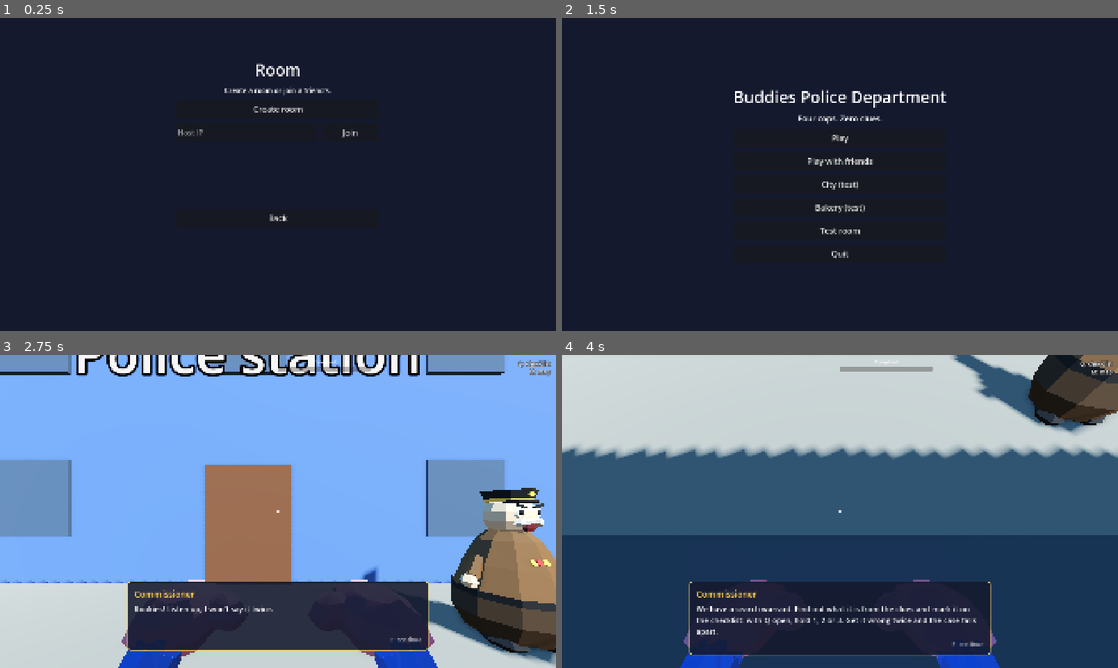
Above: before the commit, frames 1-4 (two rows, left to right).
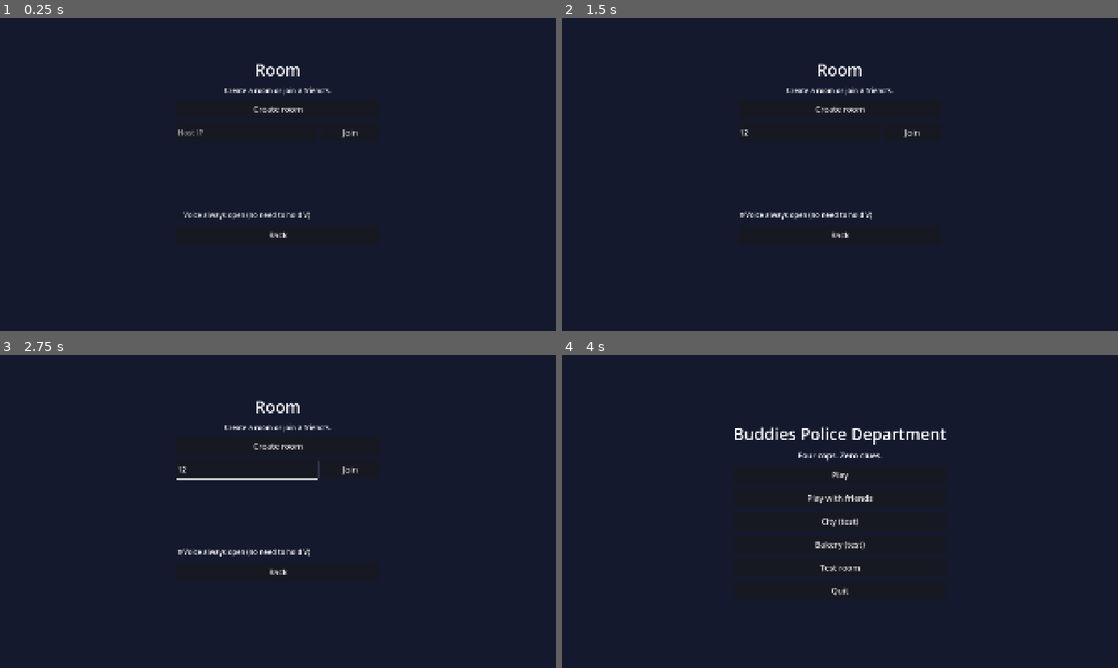
Above: after the commit, the same moments.

Repository: cristiangelini/BPD
Game: Godot game, scene res://scenes/ui/lobby.tscn
Same seed, same stepped clock (60 frames per second), same inputs: the game is played once before the commit and once after it. This scene is started directly instead of the project's main scene.
Inputs (mouse positions are in pixels of both pictures, inside the frame that each line leads up to):
- Up to frame 1 (0.25 s): no input
- Up to frame 2 (1.5 s): click (806, 133) at 0.52 s; type "12" at 0.6 s; click (840, 215) at 1.25 s, where only the run after the commit has a clickable "Voice always open (no need to…"
- Up to frame 3 (2.75 s): click (278, 473) at 2 s, where only the run before the commit has a clickable "Play"
- Up to frame 4 (4 s): click (840, 445) at 2.75 s, where only the run after the commit has a clickable "Create room"; click (840, 570) at 3.5 s, where only the run after the commit has a clickable "Back"

The runs differ from the first frame. In frame 1, 0.4% of the frame differs, in the area x 32-56%, y 61-71%; in frame 2, 2.4%; in frame 3, 88%, in the area x 0-100%, y 0-100%; in frame 4, 88%.

Commit message:
Talk with Steam voice: V nearby, T on the radio (online step 7)
Decisions 9, 51 and 68: hold V to talk to the cops nearby (heard from the
speaker's head, whole up to 3 m, silent at 20 m), hold T for the radio
(everyone, band-passed with static), or keep the close voice open with a
box in the room. Voice goes straight between PCs over Steam, unreliable.
--voice-loopback plays your own voice back to try the microphone on one
PC. Design in docs/diseno/voz.md.

Co-Authored-By: Claude Opus 5.5 (1M context) <noreply@anthropic.com>
Claude-Session: https://claude.ai/code/session_01A3msLDk7TvKd2f9syAgA3n

Diff:
--- a/scenes/ui/lobby.tscn
+++ b/scenes/ui/lobby.tscn
@@ -97,6 +97,12 @@
 layout_mode = 2
 theme_override_constants/separation = 8
 
+[node name="VoiceOpen" type="CheckBox" parent="Box"]
+unique_name_in_owner = true
+layout_mode = 2
+theme_override_font_sizes/font_size = 24
+text = "LOBBY_VOICE_OPEN"
+
 [node name="StartButton" type="Button" parent="Box"]
 unique_name_in_owner = true
 visible = false
--- a/scripts/core/net.gd
+++ b/scripts/core/net.gd
@@ -41,6 +41,8 @@
 var npcs: NpcSync
 ## Steam lobbies and invites (does nothing where GodotSteam isn't installed).
 var steam: SteamRoom
+## Steam voice: hold V or T to talk (voz.md).
+var voice: VoiceChat
 ## This PC has the current level loaded and its cops in place.
 var _in_scene := false
 
@@ -57,6 +59,8 @@
 	steam.joined.connect(func(peer: MultiplayerPeer) -> void: multiplayer.multiplayer_peer = peer)
 	steam.failed.connect(_on_steam_failed)
 	steam.invited.connect(_on_steam_invited)
+	voice = VoiceChat.new(self)
+	add_child(voice)
 	if steam.start():
 		# Launched from a friend's invite: the menu opens the room and joins it.
 		Lobby.invite_lobby = SteamRoom.connect_lobby_arg(OS.get_cmdline_args())
--- /dev/null
+++ b/scripts/core/voice_chat.gd
@@ -0,0 +1,219 @@
+class_name VoiceChat
+extends Node
+
+## Steam voice (docs/diseno/voz.md): hold V to talk to the cops nearby, hold T to talk to everyone on the radio, or
+## leave the voice always open. Each PC sends its compressed voice straight to the others over Steam; whoever hears
+## it plays it from the speaker's cop, or everywhere for the radio. Without Steam (playing by IP) there is no voice.
+## Child of Net, so its path matches on every PC.
+
+enum Channel { NEAR, RADIO }
+
+## Close voice is heard whole up to this many meters and goes silent at NEAR_SILENT (propuesta).
+const NEAR_FULL := 3.0
+const NEAR_SILENT := 20.0
+## The radio's bus: thinner (band pass) and a bit crunchy, plus some static mixed into the voice.
+const RADIO_BUS := "Radio"
+const RADIO_STATIC := 0.04
+## Seconds of voice each player can have queued; more than that is dropped instead of piling up delay.
+const BUFFER_SECONDS := 0.5
+## Where "Voz siempre abierta" is kept on this PC.
+const SETTINGS_PATH := "user://ajustes.cfg"
+
+## Where settings are saved (tests point it elsewhere).
+static var settings_path := SETTINGS_PATH
+
+## Hear your own voice back, without a room: `godot --path . -- --voice-loopback` tries the microphone on one PC.
+var loopback := false
+
+## The close voice goes out without holding V.
+var always_open := false
+## The channel this PC is sending, or -1 while quiet.
+var talking := -1
+## Steam's voice rate, set once Steam is up.
+var mix_rate := 48000
+var _net: Node
+## "<peer id>:<channel>" -> the player that plays that voice.
+var _players := {}
+var _label: Label
+var _recording := false
+
+
+func _init(net: Node) -> void:
+	_net = net
+	name = "Voice"
+
+
+func _ready() -> void:
+	always_open = load_always_open()
+	loopback = OS.get_cmdline_user_args().has("--voice-loopback")
+	var layer := CanvasLayer.new()
+	layer.layer = 5
+	add_child(layer)
+	_label = Label.new()
+	_label.add_theme_font_size_override("font_size", 22)
+	_label.anchor_top = 1.0
+	_label.anchor_bottom = 1.0
+	_label.offset_left = 24
+	_label.offset_top = -56
+	_label.visible = false
+	layer.add_child(_label)
+
+
+## Which channel goes out for these keys: the radio wins, then V or the always open voice; -1 is quiet.
+static func channel_for(talk_held: bool, radio_held: bool, open: bool) -> int:
+	if radio_held:
+		return Channel.RADIO
+	if talk_held or open:
+		return Channel.NEAR
+	return -1
+
+
+static func load_always_open() -> bool:
+	var config := ConfigFile.new()
+	if config.load(settings_path) != OK:
+		return false
+	return bool(config.get_value("voz", "siempre_abierta", false))
+
+
+func set_always_open(open: bool) -> void:
+	always_open = open
+	var config := ConfigFile.new()
+	config.load(settings_path)
+	config.set_value("voz", "siempre_abierta", open)
+	config.save(settings_path)
+
+
+func _process(_delta: float) -> void:
+	var steam: SteamRoom = _net.steam
+	var online: bool = (_net.is_online() or loopback) and steam.available()
+	var channel := channel_for(_held("talk"), _held("radio"), always_open) if online else -1
+	_set_talking(channel)
+	if _recording:
+		_send(steam.steam)
+
+
+func _held(action: String) -> bool:
+	# Typing in a text box (the room's IP) isn't talking.
+	if get_viewport().gui_get_focus_owner() is LineEdit:
+		return false
+	return InputMap.has_action(action) and Input.is_action_pressed(action)
+
+
+func _set_talking(channel: int) -> void:
+	_label.visible = channel >= 0
+	_label.text = "VOICE_RADIO" if channel == Channel.RADIO else "VOICE_TALKING"
+	if channel == talking:
+		return
+	talking = channel
+	var steam: SteamRoom = _net.steam
+	if not steam.available():
+		return
+	if channel >= 0 and not _recording:
+		mix_rate = steam.steam.call("getVoiceOptimalSampleRate")
+		steam.steam.call("startVoiceRecording")
+		_recording = true
+	elif channel < 0 and _recording:
+		steam.steam.call("stopVoiceRecording")
+		_recording = false
+
+
+func _send(steam: Object) -> void:
+	var voice: Dictionary = steam.call("getVoice")
+	var data: PackedByteArray = voice.get("buffer", PackedByteArray())
+	var size := int(voice.get("size", data.size()))
+	# Steam only has data while it hears speech (VOICE_RESULT_OK, 0).
+	if int(voice.get("result", -1)) != 0 or size <= 0:
+		return
+	data = data.slice(0, size)
+	if loopback:
+		_hear(0, maxi(talking, 0), data)
+	if _net.is_online():
+		_voice.rpc(maxi(talking, 0), data)
+
+
+@rpc("any_peer", "call_remote", "unreliable_ordered")
+func _voice(channel: int, data: PackedByteArray) -> void:
+	_hear(multiplayer.get_remote_sender_id(), channel, data)
+
+
+func _hear(id: int, channel: int, data: PackedByteArray) -> void:
+	var steam: SteamRoom = _net.steam
+	if not steam.available():
+		return
+	var voice: Dictionary = steam.steam.call("decompressVoice", data, mix_rate)
+	var pcm: PackedByteArray = voice.get("uncompressed", voice.get("buffer", PackedByteArray()))
+	play_pcm(id, channel, pcm.slice(0, int(voice.get("size", pcm.size()))))
+
+
+## Plays a player's voice (16 bit mono samples at mix_rate) on the channel it was sent on.
+func play_pcm(id: int, channel: int, pcm: PackedByteArray) -> void:
+	var playback := _player(id, channel).get_stream_playback() as AudioStreamGeneratorPlayback
+	if not playback:
+		return
+	var frames := PackedVector2Array()
+	var count := mini(pcm.size() / 2, playback.get_frames_available())
+	frames.resize(count)
+	for i in count:
+		var sample := pcm.decode_s16(i * 2) / 32768.0
+		if channel == Channel.RADIO:
+			sample = clampf(sample + randf_range(-RADIO_STATIC, RADIO_STATIC), -1.0, 1.0)
+		frames[i] = Vector2(sample, sample)
+	playback.push_buffer(frames)
+
+
+## The player for a peer's voice on a channel: on its cop's head for the close voice, flat for the radio or when
+## there are no cops (the room).
+func _player(id: int, channel: int) -> Node:
+	var key := "%d:%d" % [id, channel]
+	var cop := _cop_of(id)
+	var existing: Node = _players.get(key)
+	var near := channel == Channel.NEAR and cop != null
+	if is_instance_valid(existing) and (existing is AudioStreamPlayer3D) == near:
+		return existing
+	if is_instance_valid(existing):
+		existing.queue_free()
+	var stream := AudioStreamGenerator.new()
+	stream.mix_rate = mix_rate
+	stream.buffer_length = BUFFER_SECONDS
+	var player: Node
+	if near:
+		var spatial := AudioStreamPlayer3D.new()
+		spatial.attenuation_model = AudioStreamPlayer3D.ATTENUATION_INVERSE_DISTANCE
+		spatial.unit_size = NEAR_FULL
+		spatial.max_distance = NEAR_SILENT
+		spatial.stream = stream
+		player = spatial
+		cop.get_node("Head").add_child(player)
+	else:
+		var flat := AudioStreamPlayer.new()
+		flat.stream = stream
+		if channel == Channel.RADIO:
+			flat.bus = radio_bus()
+		player = flat
+		add_child(player)
+	player.name = "Voice%d_%d" % [id, channel]
+	player.call("play")
+	_players[key] = player
+	return player
+
+
+func _cop_of(id: int) -> Node3D:
+	var sync: Node = _net.cop_syncs.get(id)
+	return sync.cop if sync and is_instance_valid(sync.cop) else null
+
+
+## The radio's bus, made the first time it's needed.
+static func radio_bus() -> String:
+	if AudioServer.get_bus_index(RADIO_BUS) >= 0:
+		return RADIO_BUS
+	AudioServer.add_bus()
+	var index := AudioServer.bus_count - 1
+	AudioServer.set_bus_name(index, RADIO_BUS)
+	var band := AudioEffectBandPassFilter.new()
+	band.cutoff_hz = 1600.0
+	AudioServer.add_bus_effect(index, band)
+	var crunch := AudioEffectDistortion.new()
+	crunch.mode = AudioEffectDistortion.MODE_LOFI
+	crunch.drive = 0.3
+	AudioServer.add_bus_effect(index, crunch)
+	return RADIO_BUS
--- a/scripts/ui/lobby.gd
+++ b/scripts/ui/lobby.gd
@@ -53,6 +53,9 @@
 		Campaign.current = Campaign.load_saved()
 		Net.start_match())
 	%BackButton.pressed.connect(_on_back_pressed)
+	# Until there is an Options screen, the voice setting lives here, where it matters (voz.md).
+	%VoiceOpen.button_pressed = Net.voice.always_open
+	%VoiceOpen.toggled.connect(Net.voice.set_always_open)
 	Net.players_changed.connect(_refresh)
 	Net.session_ended.connect(_on_session_ended)
 	Net.in_match = false
--- /dev/null
+++ b/tests/unit/test_voice_chat.gd
@@ -0,0 +1,96 @@
+extends GutTest
+
+## Steam voice (docs/diseno/voz.md). CI has no Steam or microphone, so these feed voice straight into play_pcm.
+
+const PCS := preload("res://tests/unit/online_pcs.gd")
+const TEST_SETTINGS := "user://test_ajustes.cfg"
+
+var pcs: PCS
+
+
+func before_each() -> void:
+	VoiceChat.settings_path = TEST_SETTINGS
+	DirAccess.remove_absolute(TEST_SETTINGS)
+	pcs = PCS.new(self)
+
+
+func after_each() -> void:
+	pcs.free_all()
+	Net.voice.always_open = false
+	DirAccess.remove_absolute(TEST_SETTINGS)
+	VoiceChat.settings_path = VoiceChat.SETTINGS_PATH
+	await wait_process_frames(2)
+
+
+## A short tone as Steam hands it over: 16 bit mono samples.
+func _tone(samples := 480) -> PackedByteArray:
+	var pcm := PackedByteArray()
+	pcm.resize(samples * 2)
+	for i in samples:
+		pcm.encode_s16(i * 2, int(sin(i * 0.2) * 12000))
+	return pcm
+
+
+func test_v_talks_near_t_talks_on_the_radio() -> void:
+	assert_eq(VoiceChat.channel_for(false, false, false), -1, "quiet")
+	assert_eq(VoiceChat.channel_for(true, false, false), VoiceChat.Channel.NEAR)
+	assert_eq(VoiceChat.channel_for(false, true, false), VoiceChat.Channel.RADIO)
+	assert_eq(VoiceChat.channel_for(true, true, false), VoiceChat.Channel.RADIO, "the radio wins")
+	assert_eq(VoiceChat.channel_for(false, false, true), VoiceChat.Channel.NEAR, "always open")
+
+
+func test_always_open_is_saved_on_this_pc() -> void:
+	assert_false(VoiceChat.load_always_open(), "off by default")
+	Net.voice.set_always_open(true)
+	assert_true(VoiceChat.load_always_open())
+	Net.voice.set_always_open(false)
+	assert_false(VoiceChat.load_always_open())
+
+
+func test_the_room_has_the_always_open_box() -> void:
+	var lobby: Control = add_child_autofree(load("res://scenes/ui/lobby.tscn").instantiate())
+	var box: CheckBox = lobby.get_node("%VoiceOpen")
+	assert_eq(box.text, "LOBBY_VOICE_OPEN")
+	box.button_pressed = true
+	assert_true(Net.voice.always_open)
+	assert_true(VoiceChat.load_always_open())
+	box.button_pressed = false
+
+
+func test_close_voice_comes_out_of_the_speakers_cop() -> void:
+	var pair: Array[Node] = await pcs.two_pcs()
+	var host: Node = pair[0]
+	var guest_id: int = pair[1].multiplayer.get_unique_id()
+	var voice: VoiceChat = host.voice
+	voice.play_pcm(guest_id, VoiceChat.Channel.NEAR, _tone())
+	var cop: Node3D = host.cop_syncs[guest_id].cop
+	var player := cop.get_node("Head").get_node_or_null("Voice%d_0" % guest_id) as AudioStreamPlayer3D
+	assert_not_null(player, "the voice plays from the guest's cop")
+	assert_eq(player.unit_size, VoiceChat.NEAR_FULL)
+	assert_eq(player.max_distance, VoiceChat.NEAR_SILENT, "silent beyond 20 m")
+	assert_true(player.playing)
+
+
+func test_the_radio_sounds_everywhere_with_interference() -> void:
+	var pair: Array[Node] = await pcs.two_pcs()
+	var host: Node = pair[0]
+	var guest_id: int = pair[1].multiplayer.get_unique_id()
+	var voice: VoiceChat = host.voice
+	voice.play_pcm(guest_id, VoiceChat.Channel.RADIO, _tone())
+	var player := voice.get_node_or_null("Voice%d_1" % guest_id) as AudioStreamPlayer
+	assert_not_null(player, "flat, not on the cop")
+	assert_eq(player.bus, VoiceChat.RADIO_BUS)
+	var bus := AudioServer.get_bus_index(VoiceChat.RADIO_BUS)
+	assert_true(AudioServer.get_bus_effect(bus, 0) is AudioEffectBandPassFilter, "thinner, like a radio")
+
+
+func test_in_the_room_voice_is_flat() -> void:
+	var voice: VoiceChat = Net.voice
+	voice.play_pcm(7, VoiceChat.Channel.NEAR, _tone())
+	assert_not_null(voice.get_node_or_null("Voice7_0") as AudioStreamPlayer, "no cops in the room")
+
+
+func test_solo_nobody_talks() -> void:
+	await wait_process_frames(2)
+	assert_eq(Net.voice.talking, -1)
+	assert_false(Net.voice._label.visible)
--- a/translations/texts.csv
+++ b/translations/texts.csv
@@ -322,3 +322,6 @@
 LOBBY_INVITE,Invitar amigos,Invite friends,Convidar amigos
 LOBBY_OPENING,Abriendo la sala...,Opening the room...,Abrindo a sala...
 LOBBY_HOSTING_STEAM,Sala de Steam abierta. Invita a tus amigos desde Steam.,Steam room open. Invite your friends from Steam.,Sala da Steam aberta. Convide seus amigos pela Steam.
+LOBBY_VOICE_OPEN,Voz siempre abierta (sin mantener V),Voice always open (no need to hold V),Voz sempre aberta (sem segurar V)
+VOICE_TALKING,Hablando,Talking,Falando
+VOICE_RADIO,Radio,Radio,Rádio
Not shown, added: scripts/core/voice_chat.gd.uid
Not shown, added: tests/unit/test_voice_chat.gd.uid
Not shown, changed: CHANGELOG.md
Not shown, changed: CLAUDE.md
Not shown, changed: docs/diseno/online.md
Not shown, added: docs/diseno/voz.md
